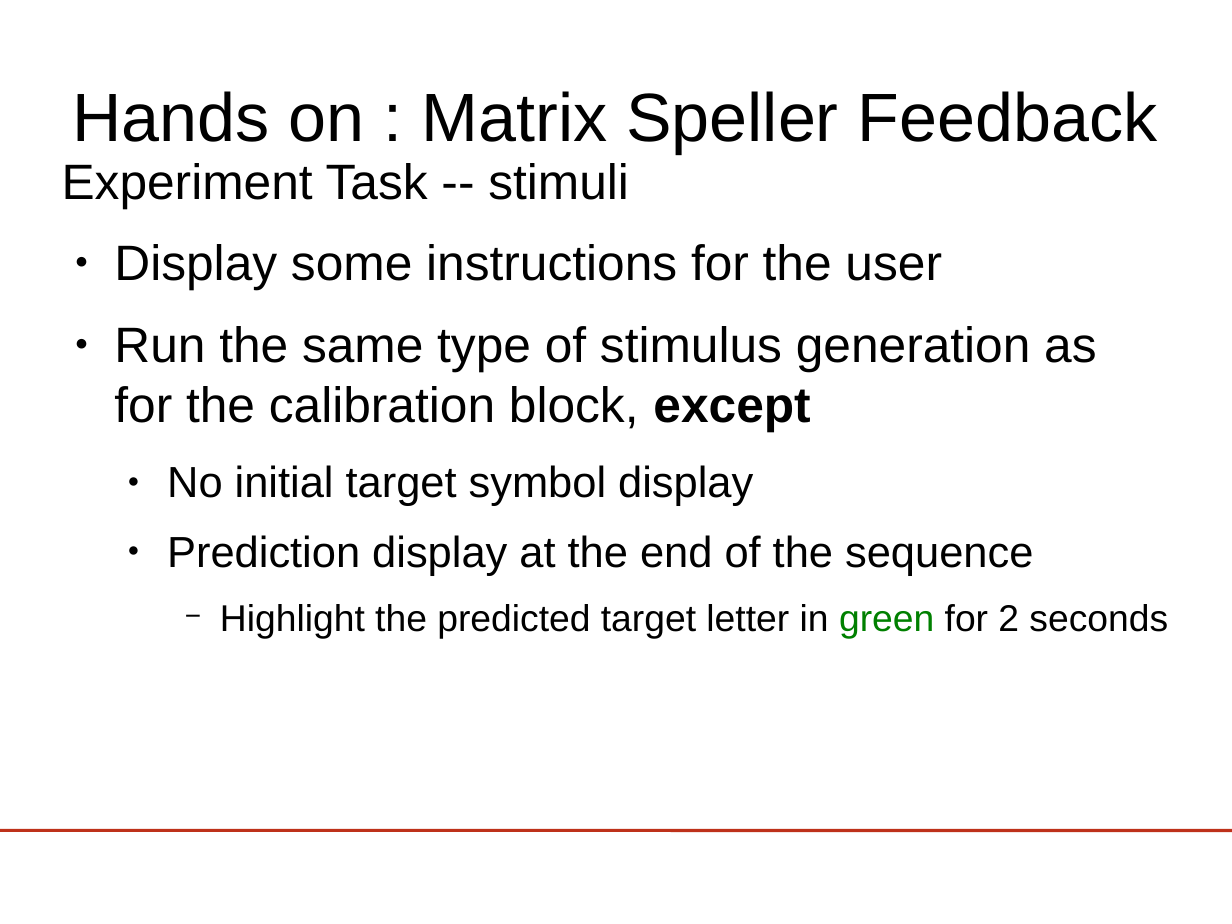
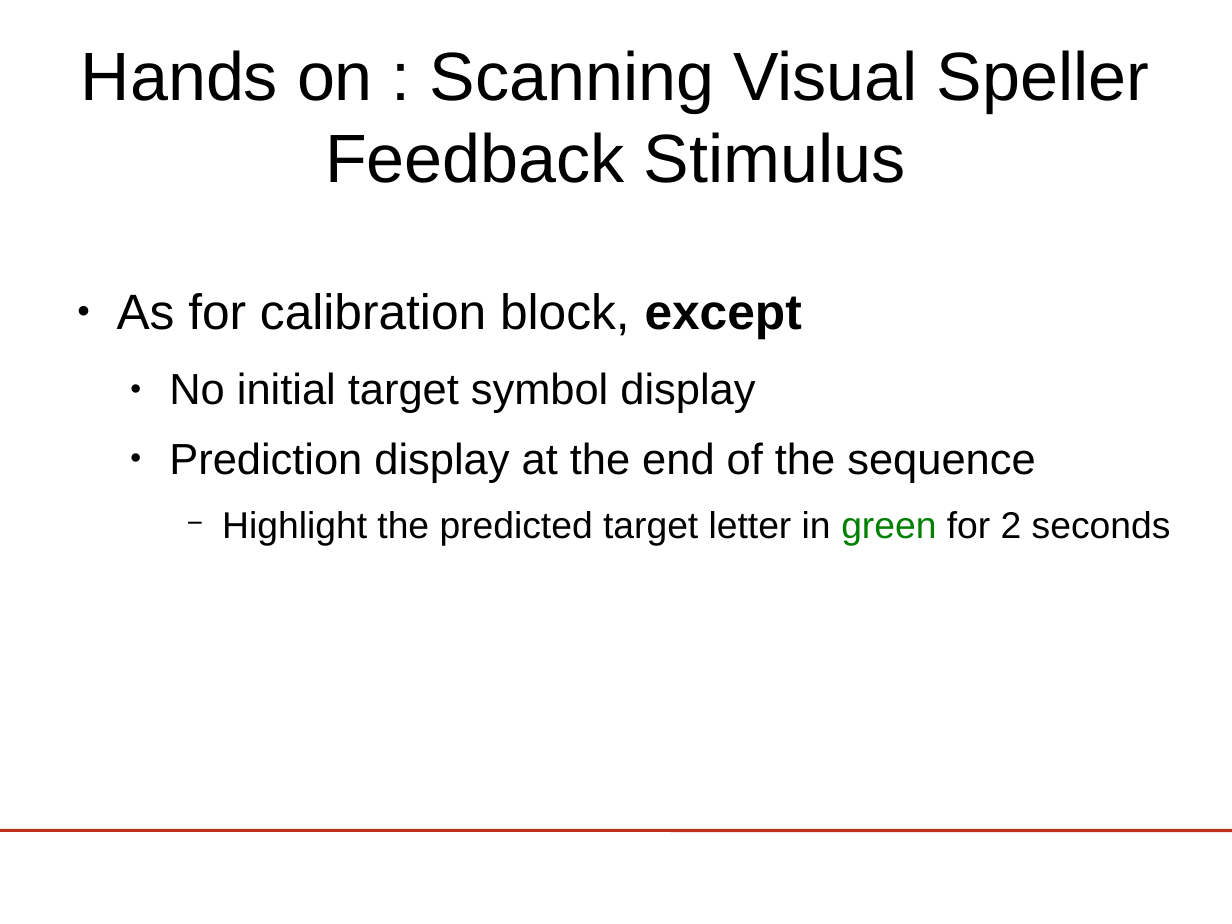
Before and after one commit to jadref/buffer_bci, a slide deck: slide 16 of tutorial/lect5-visspell/visualSpeller.odp (slide 31 before the commit). Drawn at 1232x924 pixels with LibreOffice and Linux fonts; fonts in the diff are those of the drawing; background and template pictures are left out. Boxes give left, top, right and bottom in pixels: in the first picture for what was removed or moved away, otherwise in the second. Text is boxed around its words. In the diff, an @@ line names an element or a change of style, - is before the commit and + after.

```diff
--- a/tutorial/lect5-visspell/visualSpeller.odp
+++ b/tutorial/lect5-visspell/visualSpeller.odp
@@ title at [81, 50, 1149, 183]: text changed @@
-Hands on : Matrix Speller Feedback
+Hands on : Scanning Visual Speller Feedback Stimulus
@@ text "As for calibration block, except": place and size @@
-text "As for calibration block, except" at [62, 163, 1168, 638]
+text "As for calibration block, except" at [117, 293, 1171, 545]
@@ text at [117, 293, 802, 338]: text changed @@
-Experiment Task -- stimuli
-● Display some instructions for the user
-● Run the same type of stimulus generation as for the calibration block, except
+● As for calibration block, except
```
Also in this commit, not shown: 4 other slides changed, 5 slides added, 1 slide removed, 1 other file.
